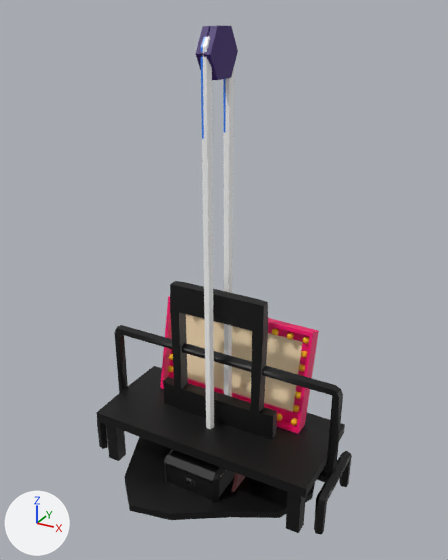
The FBX model GlobalProject/Assets/Models/Objetos interactuables.fbx: old version first, new version second.
Camera for both pictures: a 50 mm lens placed at (2.54, -4.5, 4.33), pointed at (0.06, 0.0, 2.08). The lights are fixed; the arrows at lower left show +X, +Y and +Z. Where no turn or scale is listed for an object, it has been applied to the vertices.

The older version as bpy lines, for what is in view:
```python
ob_luces = bpy.data.objects.new('Luces', me_plano_012)
ob_luces.location = (0.0, 0.367, 1.027)
ob_reborde_agua = bpy.data.objects.new('Reborde agua', me_círculo_007)
ob_reborde_agua.location = (0.0, 0.0, 0.022)
ob_reborde_burro = bpy.data.objects.new('Reborde Burro', me_cilindro_010)
ob_reborde_burro.location = (0.0, 0.0, 0.0)
ob_reborde_caja = bpy.data.objects.new('Reborde caja', me_cube_011)
ob_reborde_caja.location = (0.0, 0.0, 0.0)
ob_reborde_mercadillo = bpy.data.objects.new('Reborde Mercadillo', me_plano_011)
ob_reborde_mercadillo.location = (0.0, 0.0, 0.0)
ob_reborde_mesa = bpy.data.objects.new('Reborde Mesa', me_plano_010)
ob_reborde_mesa.location = (0.0, 0.0, 0.0)
# also in view: 'Reborde Polea' at (0.0, 0.0, 2.05)
```
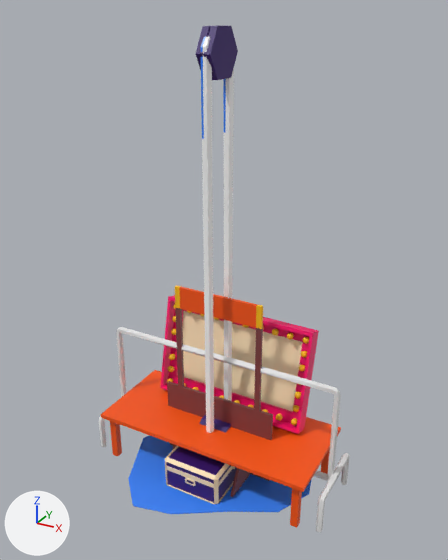
What differs and where, as boxes [x1, y1, x2, y2] in the pictures (448 x 560 px):
'Reborde Mesa', deleted (black): before [96, 366, 345, 533]
'Reborde Mercadillo', deleted (black): before [163, 281, 277, 439]
'Reborde agua', deleted (black): before [124, 437, 315, 520]
'Reborde Burro', deleted (black): before [97, 325, 352, 534]
'Reborde caja', deleted (black): before [164, 449, 235, 503]
'Mesa Maquillje', unchanged, uncovered by the edit: after [101, 370, 341, 528]
'Agua', unchanged, uncovered by the edit: after [128, 435, 312, 514]
'Mercadillo', unchanged, uncovered by the edit: after [167, 285, 273, 481]
'Caja backstage', unchanged, uncovered by the edit: after [165, 446, 236, 504]

Edits to the bpy script that builds the scene:
```text
Remove ob_reborde_mercadillo:
    ob_reborde_mercadillo = bpy.data.objects.new('Reborde Mercadillo', me_plano_011)
    ob_reborde_mercadillo.location = (0.0, 0.0, 0.0)
Remove ob_reborde_caja:
    ob_reborde_caja = bpy.data.objects.new('Reborde caja', me_cube_011)
    ob_reborde_caja.location = (0.0, 0.0, 0.0)
Remove ob_reborde_mesa:
    ob_reborde_mesa = bpy.data.objects.new('Reborde Mesa', me_plano_010)
    ob_reborde_mesa.location = (0.0, 0.0, 0.0)
Remove ob_reborde_burro:
    ob_reborde_burro = bpy.data.objects.new('Reborde Burro', me_cilindro_010)
    ob_reborde_burro.location = (0.0, 0.0, 0.0)
Remove ob_reborde_agua:
    ob_reborde_agua = bpy.data.objects.new('Reborde agua', me_círculo_007)
    ob_reborde_agua.location = (0.0, 0.0, 0.022)
```
